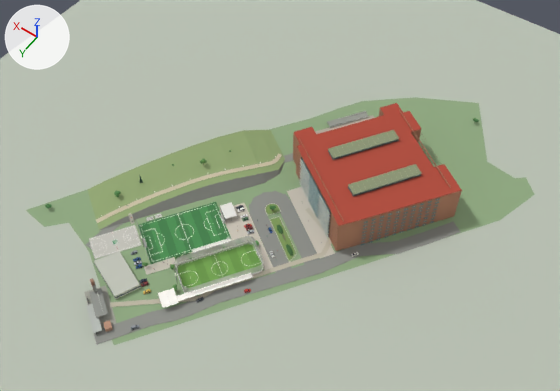
What one commit did to the glTF model campus-cuajimalpa/UAM_Cuajimalpa.glb.
One viewpoint serves both versions: a 50 mm camera at (-168.0, 258.0, 397.0) aimed at (9.0, 11.0, 9.0). The lights are fixed; the arrows at upper left show +X, +Y and +Z. The picture after the commit comes second. Where no turn or scale is listed for an object, it has been applied to the vertices.

Before the edit, the objects in view are built like this:
```python
me_mesh_123 = bpy.data.meshes.new('Mesh_123')
me_mesh_123.from_pydata(...)  # a box spanning x -0.5..0.5, y -0.5..0.5, z -0.5..0.5
me_mesh_123.materials.append(mat_material_63)  # pale yellow #cdc6b8
me_mesh_133 = bpy.data.meshes.new('Mesh_133')
me_mesh_133.from_pydata(...)  # 20 vertices, 18 faces; spans x 55.1..121.0, y 10.6..126.4, z 0.0..6.2
me_mesh_133.materials.append(mat_material_72)  # grey #8e8f89
me_mesh_230 = bpy.data.meshes.new('Mesh_230')
me_mesh_230.from_pydata(...)  # a box spanning x -0.5..0.5, y -0.5..0.5, z -0.5..0.5
me_mesh_230.materials.append(mat_material_132)  # grey #8f918b
ob_andador_banqueta_frente_sede = bpy.data.objects.new('Andador_banqueta_frente_sede', me_mesh_123)
ob_andador_banqueta_frente_sede.parent = ob_canchas_y_caminos_aproximados
ob_andador_banqueta_frente_sede.location = (-10.0, 46.05, 0.25)
ob_andador_banqueta_frente_sede.rotation_euler = (0.0, 0.0, 1.571)  # degrees (0, 0, 90)
ob_andador_banqueta_frente_sede.scale = (10.3, 56.0, 0.2)
ob_camino_vehicular_aproximado_014 = bpy.data.objects.new('Camino_vehicular_aproximado.014', me_mesh_230)
ob_camino_vehicular_aproximado_014.parent = ob_andador_acceso_lado_canchas
ob_camino_vehicular_aproximado_014.location = (-42.9, 70.8, 0.21)
ob_camino_vehicular_aproximado_014.rotation_euler = (0.0, 0.0, -0.0322)  # degrees (0, 0, -1.8)
ob_camino_vehicular_aproximado_014.scale = (9.0, 35.5, 0.2)
ob_muro_contencion = bpy.data.objects.new('Muro_contencion', me_mesh_133)
ob_muro_contencion.location = (-32.0, -33.0, 0.0)
# also in view: 'Pasto_sintetico.001' at (10.0, 72.0, 0.0); 'Camino_vehicular_aproximado.013' at (-10.0, 75.0, 0.0); 'Cubierta_elevada_verde' at (-45.0, -24.0, 29.0); 'Camino_vehicular_aproximado.015' at (-44.0, 24.0, 0.0); 'Predio_aproximado' at (8.0, 0.0, 0.0)
```
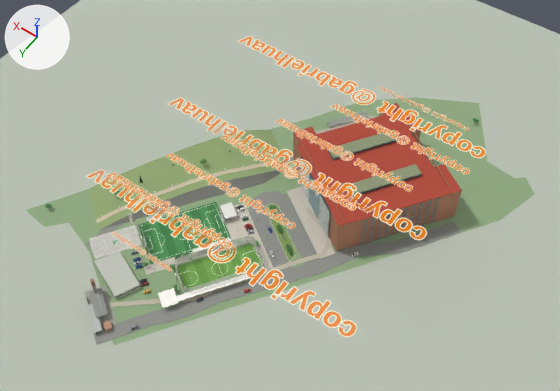
Location of each change, (x1, y1, x2, y2) in pixels of the pictures (560 x 391 px):
'Copyright_integrado_0', added: after (86, 169, 357, 337)
'Copyright_integrado_1', added: after (167, 98, 427, 240)
'Copyright_integrado_2', added: after (237, 36, 486, 158)
'Copyright_integrado_5', added: after (165, 153, 296, 229)
'Copyright_integrado_7', added: after (275, 118, 413, 191)
'Copyright_integrado_8', added: after (331, 104, 470, 174)
'Copyright_integrado_6', added: after (220, 135, 356, 211)
'Copyright_integrado_4', added: after (108, 172, 232, 248)
'Copyright_integrado_9', added: after (379, 87, 469, 131)
'Copyright_integrado_3', added: after (111, 231, 172, 271)

The change in detail:
Picture 'Image_3' (img_image_3) is new.
Material 'Material_133' (mat_material_133) is new.
Uses the picture img_image_3.
Mesh me_mesh_240 is new.
It has 4 vertices, 2 faces and spans x -40.0..40.0, y -5.0..5.0, z 0.0.
It uses material mat_material_133.
Mesh me_mesh_239 is new.
It has 4 vertices, 2 faces and spans x -60.0..60.0, y -7.5..7.5, z 0.0.
It uses material mat_material_133.
Mesh me_mesh_236 is new.
It has 4 vertices, 2 faces and spans x -58.0..58.0, y -7.3..7.3, z 0.0.
It uses material mat_material_133.
Mesh me_mesh_235 is new.
It has 4 vertices, 2 faces and spans x -56.0..56.0, y -7.0..7.0, z 0.0.
It uses material mat_material_133.
Mesh me_mesh_234 is new.
It has 4 vertices, 2 faces and spans x -27.0..27.0, y -3.4..3.4, z 0.0.
It uses material mat_material_133.
Mesh me_mesh_233 is new.
It has 4 vertices, 2 faces and spans x -114.0..114.0, y -14.0..14.0, z 0.0.
It uses material mat_material_133.
Object 'Copyright_integrado_9' (ob_copyright_integrado_9) is new; it shows me_mesh_240.
Its location is (-35.2, -89.5, 30.4).
Object 'Copyright_integrado_8' (ob_copyright_integrado_8) is new; it shows me_mesh_239.
Its location is (-35.2, -57.5, 30.4).
Object 'Copyright_integrado_7' (ob_copyright_integrado_7) is new; it shows a copy of me_mesh_239.
Its location is (-13.2, -25.5, 30.4).
Object 'Copyright_integrado_6' (ob_copyright_integrado_6) is new; it shows a copy of me_mesh_239.
Its location is (6.8, 6.5, 30.4).
Object 'Copyright_integrado_5' (ob_copyright_integrado_5) is new; it shows me_mesh_236.
Its location is (26.8, 38.5, 30.4).
Object 'Copyright_integrado_4' (ob_copyright_integrado_4) is new; it shows me_mesh_235.
Its location is (46.8, 70.5, 30.4).
Object 'Copyright_integrado_3' (ob_copyright_integrado_3) is new; it shows me_mesh_234.
Its location is (39.8, 102.5, 30.4).
Object 'Copyright_integrado_2' (ob_copyright_integrado_2) is new; it shows me_mesh_233.
Its location is (8.5, -75.8, 30.4).
Object 'Copyright_integrado_1' (ob_copyright_integrado_1) is new; it shows a copy of me_mesh_233.
Its location is (8.5, 0.3, 30.4).
Object 'Copyright_integrado_0' (ob_copyright_integrado_0) is new; it shows a copy of me_mesh_233.
Its location is (8.5, 76.3, 30.4).
